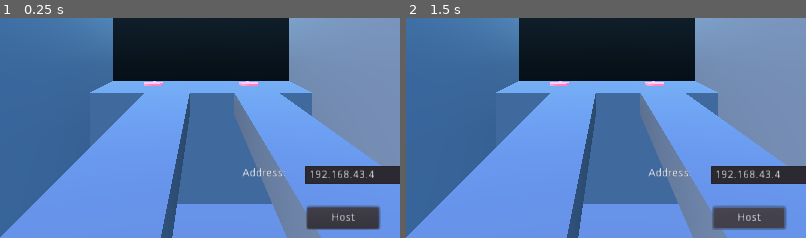
Above: before the commit, frames 1-2 (left to right).
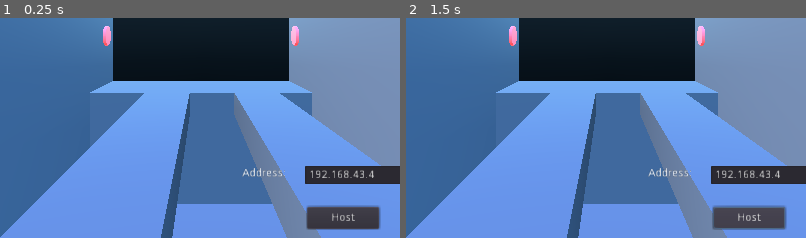
Above: after the commit, the same moments.

Repository: NykolaR/ggj2018
Game: Godot game, scene res://scenes/management/lobby_alt.tscn
Two runs of this game, one before a commit and one after it. Both use one fixed random seed, a clock stepped at 60 frames per second and the inputs below. This scene is started directly instead of the project's main scene.
Inputs (mouse positions are % of the whole screen's width and height, from its top left):
- Up to frame 1 (0.25 s): no input
- Up to frame 2 (1.5 s): tap Enter at 0.5 s; move the mouse to (45, 68) at 0.52 s; hold Up (up) 0.53-1.25 s; click (45, 68) at 0.6 s; tap Space (jump) at 0.77 s; click "Host" at 1.25 s
The pictures show only the part of the screen within x 25-75%, y 42-92%; the shares and areas given below are measured in that part.

The runs differ from the first frame. In frame 1, 0.5% of the frame differs, in the area x 25-75%, y 3-31%; in frame 2, 0.5%.
Error in both runs: Attempt to call function 'set_text' in base 'null instance' on a null instance. (res://scenes/management/lobby.gd:18)

Commit message:
moved player place

Diff:
--- a/scenes/level_scenes/level_framework/level_end.tscn
+++ b/scenes/level_scenes/level_framework/level_end.tscn
@@ -249,6 +249,7 @@
 
 [node name="end_area" type="Area" parent="." index="4"]
 
+editor/display_folded = true
 input_ray_pickable = false
 input_capture_on_drag = false
 space_override = 0
@@ -280,6 +281,7 @@
 
 [node name="close_door" type="Area" parent="." index="5"]
 
+editor/display_folded = true
 transform = Transform( 1, 0, 0, 0, 1, 0, 0, 0, 1, 16.9533, 0, 0 )
 input_ray_pickable = false
 input_capture_on_drag = false
@@ -327,13 +329,12 @@
 
 [node name="lights" type="Spatial" parent="." index="7"]
 
-editor/display_folded = true
 transform = Transform( 1, 0, 0, 0, 1, 0, 0, 0, 1, 0, 0.109006, 0 )
 _sections_unfolded = [ "Transform" ]
 
 [node name="player_1" type="MeshInstance" parent="lights" index="0"]
 
-transform = Transform( 1, 0, 0, 0, 1, 0, 0, 0, 1, 0, 4.1, 5 )
+transform = Transform( 1, 0, 0, 0, -4.37114e-08, 1, 0, -1, -4.37114e-08, 0, 10, 10.7 )
 layers = 1
 material_override = null
 cast_shadow = 1
@@ -350,7 +351,7 @@
 
 [node name="player_2" type="MeshInstance" parent="lights" index="1"]
 
-transform = Transform( 1, 0, 0, 0, 1, 0, 0, 0, 1, 0, 4.1, -5 )
+transform = Transform( 1, 0, 0, 0, -4.37114e-08, -1, 0, 1, -4.37114e-08, 0, 10, -10.7 )
 layers = 1
 material_override = null
 cast_shadow = 1
